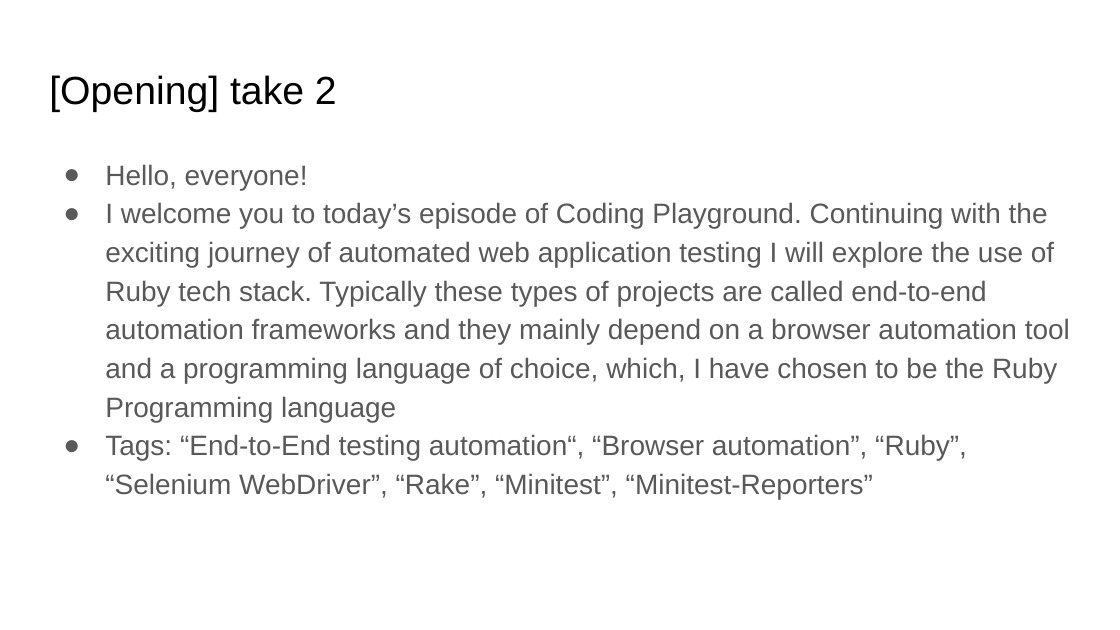
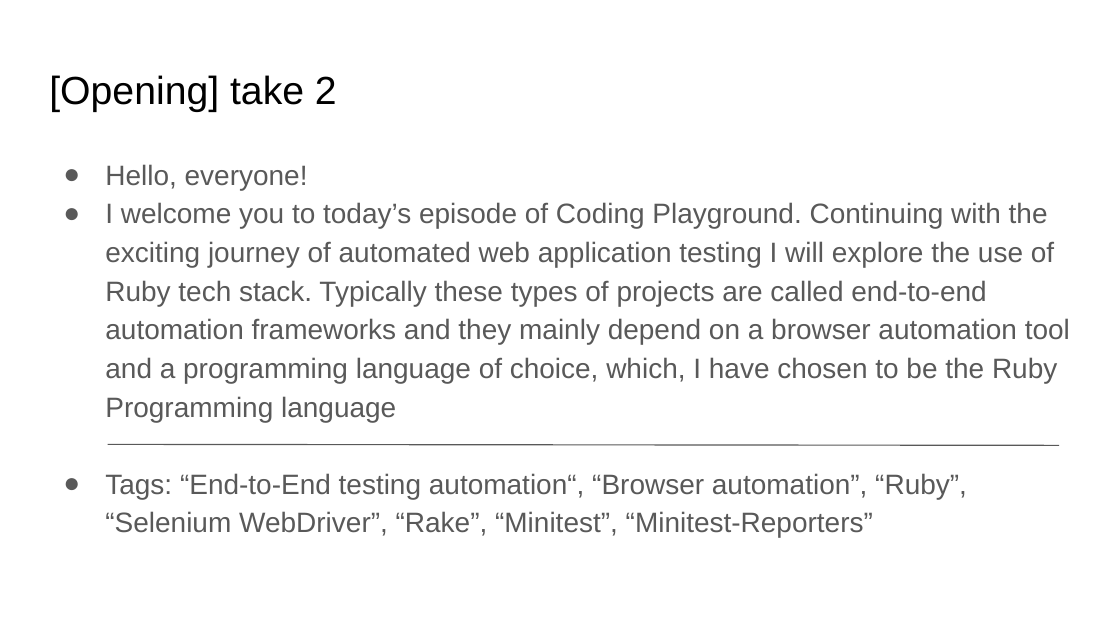
Before and after one commit to fawadmalik/end2EndAutomationWithRubyAndMinitestReport, a slide deck: slide 2 of docs/Web App Testing Automation.pptx. Drawn at 1120x630 pixels with LibreOffice and Linux fonts; fonts in the diff are those of the drawing. Boxes give left, top, right and bottom in pixels: in the first picture for what was removed or moved away, otherwise in the second. Text is boxed around its words. In the diff, an @@ line names an element or a change of style, - is before the commit and + after.

```diff
--- a/docs/Web App Testing Automation.pptx
+++ b/docs/Web App Testing Automation.pptx
@@ text "Hello, everyone!" rewrapped from (105,164,1070,499) to (105,164,1070,538) @@
@@ line added from (108, 445) to (1060, 446), #595959 0.75 pt @@
```
Also in this commit, not shown: 5 other slides changed, 3 slides added, 7 slides removed, 1 other file.
